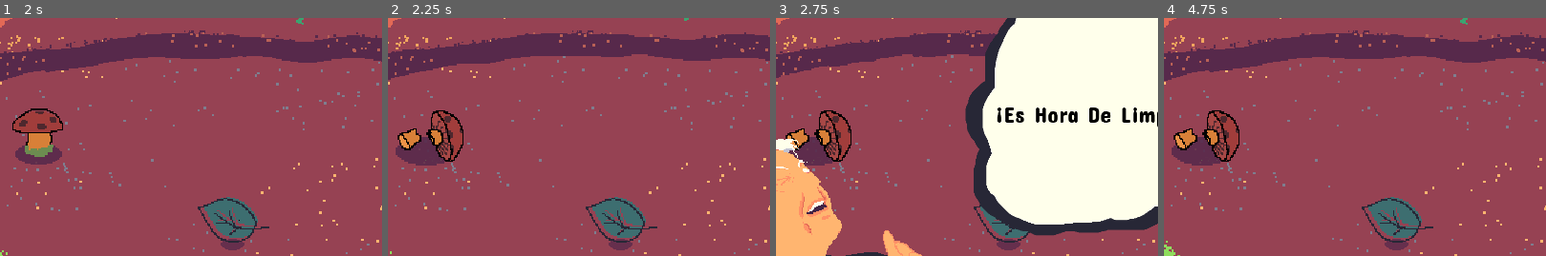
Above: before the commit, frames 1-4 (left to right).
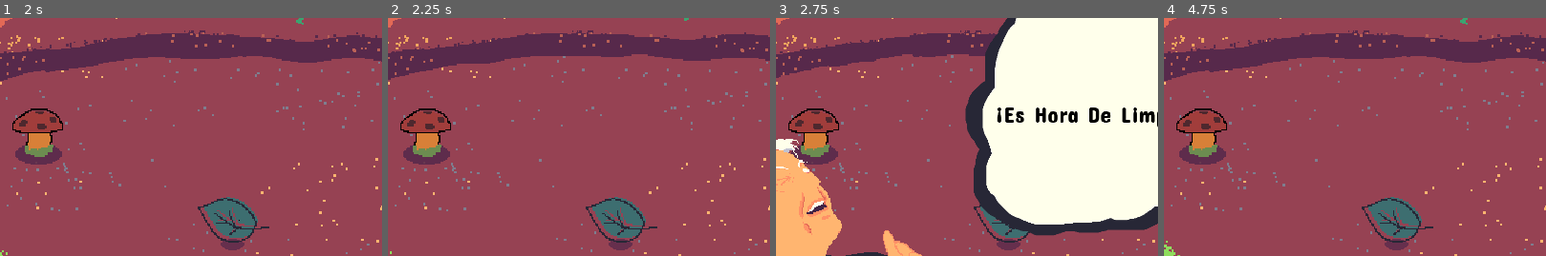
Above: after the commit, the same moments.

Repository: mapedorr/CapstoneGame
Game: Godot game, scene res://Limpiar/CleaningGame.tscn
The game is run twice, just before and just after one commit, with the same random seed, the same clock (stepped at 60 frames per second) and the same inputs. Sound files missing from this copy of the repository are replaced by a short silence.
Inputs (mouse positions are % of the whole screen's width and height, from its top left):
- Up to frame 1 (2 s): drag from (41, 65) to (16, 48) at 0.52 s; click "Start" at 1.25 s
- Up to frame 2 (2.25 s): drag from (16, 48) to (41, 65) at 2.02 s
- Up to frame 3 (2.75 s): no input
- Up to frame 4 (4.75 s): move the mouse to (60, 28) at 2.77 s; click (60, 28) at 2.92 s; drag from (45, 70) to (20, 35) at 3.52 s; move the mouse to (80, 65) at 4.27 s; click (80, 65) at 4.42 s
The pictures show only the part of the screen within x 11-61%, y 23-73%; the shares and areas given below are measured in that part.

Frame 1 is identical in both runs. In frame 2, 1.9% of the frame differs, in the area x 2-20%, y 38-62%; in frame 3, 1.8%; in frame 4, 1.9%.

Commit message:
hongo fix

Diff:
--- a/Limpiar/CleaningGame.tscn
+++ b/Limpiar/CleaningGame.tscn
@@ -616,6 +616,13 @@
 [node name="Mushroom" parent="LeafContainer" instance=ExtResource( 5 )]
 position = Vector2( 200, 380 )
 
+[node name="FalseScreen" type="ColorRect" parent="LeafContainer/Mushroom"]
+margin_left = -57.0
+margin_top = -57.0
+margin_right = 57.0
+margin_bottom = 57.0
+color = Color( 1, 1, 1, 0 )
+
 [node name="UI" parent="." instance=ExtResource( 18 )]
 
 [node name="SpawnArea" type="StaticBody2D" parent="."]
--- a/Limpiar/Limpiar.gd
+++ b/Limpiar/Limpiar.gd
@@ -213,6 +213,7 @@
 		$LeafContainer/Leaf.connect("object_swiped", self, "play_whoosh")
 	elif index == 2:
 		# The mushroom is ready to be SWIPED
+		$LeafContainer/Mushroom/FalseScreen.visible = false
 		$LeafContainer/Mushroom.in_game = true
 		$LeafContainer/Mushroom.connect("object_swiped", self, "play_whoosh")
 	else:
